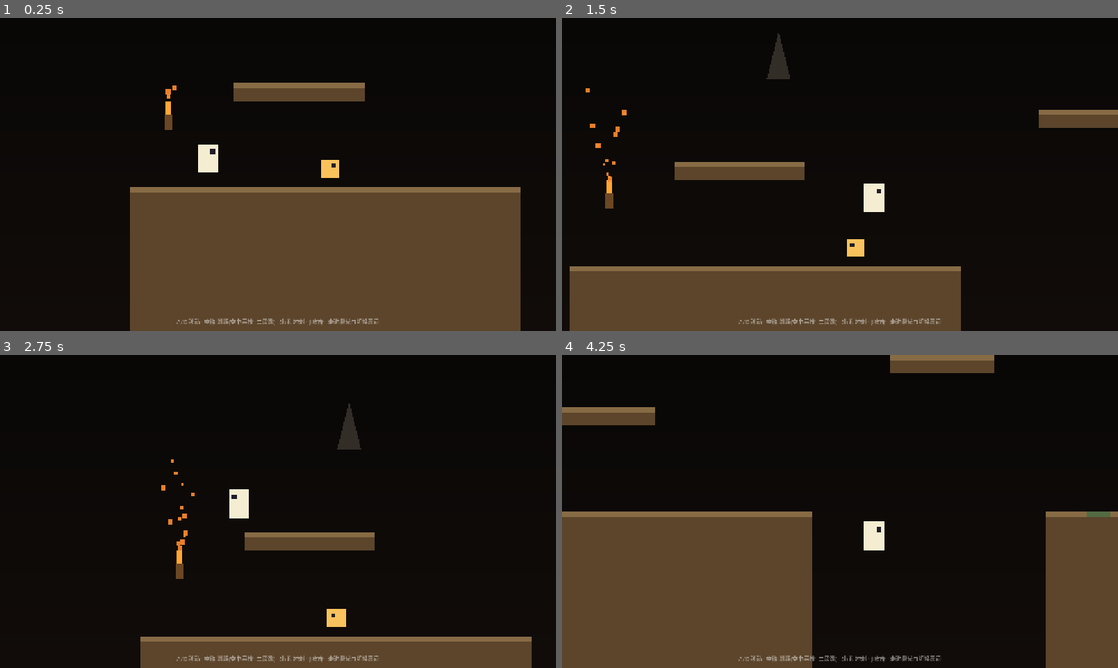
Above: before the commit, frames 1-4 (two rows, left to right).
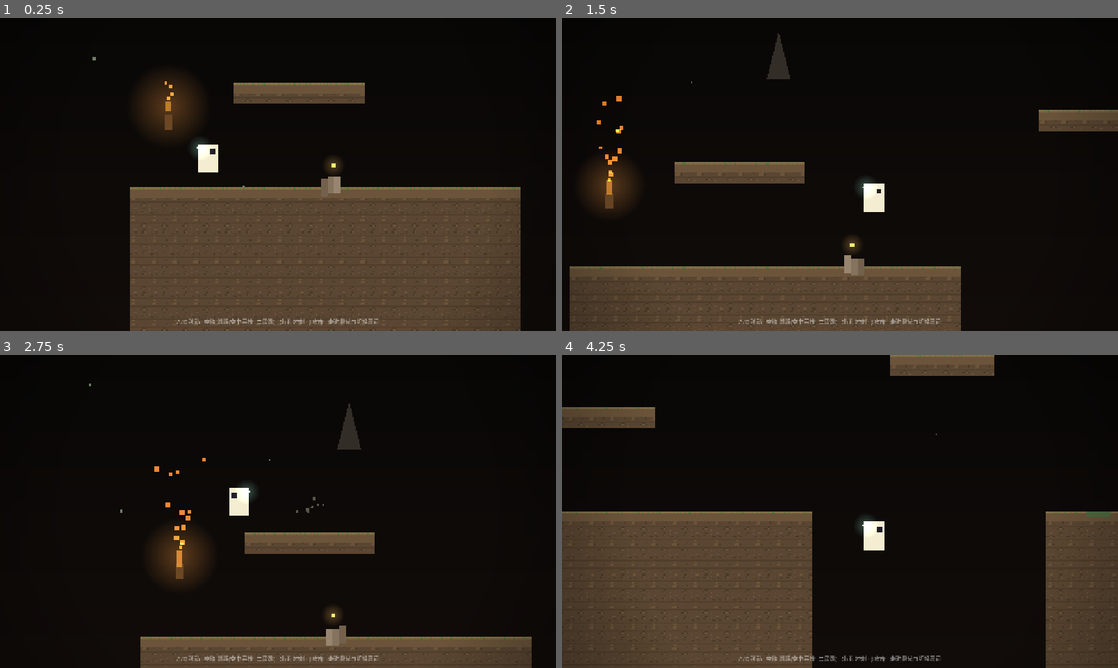
Above: after the commit, the same moments.

Repository: VesselPaper/symbiont
Game: Godot game, scene res://scenes/main.tscn
The game is run twice, just before and just after one commit, with the same random seed, the same clock (stepped at 60 frames per second) and the same inputs.
Inputs:
- Up to frame 1 (0.25 s): no input
- Up to frame 2 (1.5 s): hold Space (jump) 0.53-1.28 s; hold D (move_right) from 0.53 s (still down); tap J (attack) at 1.35 s
- Up to frame 3 (2.75 s): tap Space (jump) at 1.52, 1.55, 1.82 s; release D (move_right) at 2.03 s; hold A (move_left) from 2.03 s (still down); hold Space (jump) from 2.03 s (still down); tap Shift (dash) at 2.1 s
- Up to frame 4 (4.25 s): release A (move_left) at 2.78 s; release Space (jump) at 2.78 s; hold D (move_right) from 2.78 s (still down); tap Space (jump) at 2.85, 3.02, 3.32 s; hold Space (jump) from 3.53 s (still down); tap J (attack) at 3.6 s

The runs differ from the first frame. In frame 1, 3.3% of the frame differs, in the area x 16-94%, y 12-100%; in frame 2, 3.3%; in frame 3, 3.2%; in frame 4, 2.8%.

Commit message:
feat: 美术程序化精修——土/石程序纹理平铺、叠加光晕(火炬/门/光球脉冲)、火焰摇曳、主角挤压拉伸+落地尘土+共生体光球、敌人分节蠕动、萤火虫氛围、屏幕暗角

Diff:
--- a/client/scenes/main.tscn
+++ b/client/scenes/main.tscn
@@ -14,6 +14,18 @@
 fill_to = Vector2(0.5, 1)
 width = 64
 height = 64
+
+[sub_resource type="Gradient" id="Gradient_vig"]
+offsets = PackedFloat32Array(0, 0.62, 1)
+colors = PackedColorArray(0, 0, 0, 0, 0, 0, 0, 0, 0, 0, 0, 0.34)
+
+[sub_resource type="GradientTexture2D" id="GradientTexture2D_vig"]
+gradient = SubResource("Gradient_vig")
+fill = 1
+fill_from = Vector2(0.5, 0.5)
+fill_to = Vector2(0.5, 1.12)
+width = 128
+height = 128
 
 [node name="Main" type="Node2D"]
 script = ExtResource("1_main")
@@ -35,6 +47,14 @@
 
 [node name="HUD" type="CanvasLayer" parent="."]
 
+[node name="Vignette" type="TextureRect" parent="HUD"]
+anchors_preset = 15
+anchor_right = 1.0
+anchor_bottom = 1.0
+texture = SubResource("GradientTexture2D_vig")
+stretch_mode = 6
+mouse_filter = 2
+
 [node name="ControlsHint" type="Label" parent="HUD"]
 anchors_preset = 7
 anchor_left = 0.5
--- a/client/scripts/enemy.gd
+++ b/client/scripts/enemy.gd
@@ -7,10 +7,36 @@
 
 var _home_x := 0.0
 var _dir := 1
+var _segs: Array[ColorRect] = []
+var _wiggle_t := 0.0
 
 
 func _ready() -> void:
 	_home_x = global_position.x
+	# 分节蠕虫造型（替换占位色块）：体节 + 暖黄单眼 + 眼部微光
+	var vis: Node2D = $Visual
+	for c in vis.get_children():
+		c.free()
+	for i in 3:
+		var seg := ColorRect.new()
+		seg.offset_left = -7.0 + i * 5.0
+		seg.offset_right = seg.offset_left + 5.0
+		seg.offset_top = -13.0
+		seg.offset_bottom = 0.0
+		var v := 0.07 * i
+		seg.color = Color(0.45 + v, 0.38 + v, 0.30 + v)
+		vis.add_child(seg)
+		_segs.append(seg)
+	var eye := ColorRect.new()
+	eye.offset_left = 1.0
+	eye.offset_top = -11.0
+	eye.offset_right = 4.0
+	eye.offset_bottom = -8.0
+	eye.color = Color(0.98, 0.76, 0.36)
+	vis.add_child(eye)
+	var glow := VisualLib.make_glow(9.0, Color(0.98, 0.76, 0.36), 0.28)
+	glow.position = Vector2(2.5, -9.5)
+	vis.add_child(glow)
 
 
 func _physics_process(delta: float) -> void:
@@ -26,6 +52,11 @@
 		_dir *= -1
 	$Visual.scale.x = _dir
 
+	# 体节蠕动
+	_wiggle_t += delta
+	for i in _segs.size():
+		_segs[i].position.y = sin(_wiggle_t * 9.0 + i * 1.3) * 1.5
+
 
 func take_hit(_damage: int) -> void:
 	## 受击接口：垂直切片简化为一击消灭
--- /dev/null
+++ b/client/scripts/fx/visual_lib.gd
@@ -0,0 +1,137 @@
+class_name VisualLib
+extends RefCounted
+## 程序化视觉工具库：发光光晕 / 程序纹理 / 尘土粒子（纯代码生成，无外部素材）
+## 对应《美术风格与建模规划》——代码生成色块保底路线的精修版
+
+static var _tex_cache: Dictionary = {}
+
+
+## 径向发光光晕（叠加混合），radius 为光晕半径（px）
+static func make_glow(radius: float, color: Color, alpha := 0.35) -> Sprite2D:
+	var grad := Gradient.new()
+	grad.colors = PackedColorArray([
+		Color(color.r, color.g, color.b, alpha),
+		Color(color.r, color.g, color.b, 0.0),
+	])
+	var tex := GradientTexture2D.new()
+	tex.gradient = grad
+	tex.fill = GradientTexture2D.FILL_RADIAL
+	tex.fill_from = Vector2(0.5, 0.5)
+	tex.fill_to = Vector2(0.5, 0.0)
+	tex.width = 128
+	tex.height = 128
+	var spr := Sprite2D.new()
+	spr.texture = tex
+	spr.scale = Vector2.ONE * (radius * 2.0 / 128.0)
+	var mat := CanvasItemMaterial.new()
+	mat.blend_mode = CanvasItemMaterial.BLEND_MODE_ADD
+	spr.material = mat
+	return spr
+
+
+## 落地尘土（一次性粒子，调用 restart() 触发）
+static func make_dust_puff() -> CPUParticles2D:
+	var p := CPUParticles2D.new()
+	p.emitting = false
+	p.one_shot = true
+	p.amount = 8
+	p.lifetime = 0.35
+	p.explosiveness = 1.0
+	p.direction = Vector2(0, -1)
+	p.spread = 85.0
+	p.gravity = Vector2(0, -30)
+	p.initial_velocity_min = 20.0
+	p.initial_velocity_max = 55.0
+	p.scale_amount_min = 1.0
+	p.scale_amount_max = 2.5
+	p.color = Color(0.62, 0.58, 0.5, 0.55)
+	return p
+
+
+## 土壤 tile（16×16 无缝：斑点 + 微地层）
+static func get_dirt_texture() -> ImageTexture:
+	if not _tex_cache.has("dirt"):
+		var size := 16
+		var img := Image.create(size, size, false, Image.FORMAT_RGBA8)
+		img.fill(Color8(0x5a, 0x46, 0x32))
+		var rng := RandomNumberGenerator.new()
+		rng.seed = 20260301
+		for i in 26:
+			var x := rng.randi_range(0, size - 1)
+			var y := rng.randi_range(0, size - 1)
+			var c := Color8(0x4a, 0x3a, 0x28) if rng.randf() < 0.5 else Color8(0x6b, 0x54, 0x3a)
+			img.set_pixel(x, y, c)
+			if rng.randf() < 0.5:
+				img.set_pixel((x + 1) % size, y, c)
+		for x in size:
+			img.set_pixel(x, 5, Color8(0x50, 0x3e, 0x2b))
+			img.set_pixel(x, 11, Color8(0x50, 0x3e, 0x2b))
+		_tex_cache["dirt"] = ImageTexture.create_from_image(img)
+	return _tex_cache["dirt"]
+
+
+## 土壤顶面 tile（16×8：亮顶边 + 草叶）
+static func get_dirt_top_texture() -> ImageTexture:
+	if not _tex_cache.has("dirt_top"):
+		var w := 16
+		var h := 8
+		var img := Image.create(w, h, false, Image.FORMAT_RGBA8)
+		var rng := RandomNumberGenerator.new()
+		rng.seed = 777
+		for y in h:
+			for x in w:
+				var c := Color8(0x6b, 0x54, 0x3a)
+				if y == 0:
+					c = Color8(0x8a, 0x6f, 0x4a)
+				elif y == 1:
+					c = Color8(0x7d, 0x63, 0x43)
+				img.set_pixel(x, y, c)
+		for i in 5:
+			var x := rng.randi_range(0, w - 1)
+			img.set_pixel(x, 0, Color8(0x5a, 0x7a, 0x3a))
+			if rng.randf() < 0.6:
+				img.set_pixel(x, 1, Color8(0x4a, 0x6b, 0x3a))
+		_tex_cache["dirt_top"] = ImageTexture.create_from_image(img)
+	return _tex_cache["dirt_top"]
+
+
+## 石墙 tile（16×16 无缝：错缝砖 + 砖间色差 + 高光棱）
+static func get_stone_texture() -> ImageTexture:
+	if not _tex_cache.has("stone"):
+		var size := 16
+		var img := Image.create(size, size, false, Image.FORMAT_RGBA8)
+		for y in size:
+			var row := 0 if y < 8 else 1
+			var off := 4 if row % 2 == 1 else 0
+			for x in size:
+				var mx := (x + off) % 8
+				if y % 8 == 0 or mx == 0:
+					img.set_pixel(x, y, Color8(0x35, 0x32, 0x2e))
+				else:
+					var xx := (x + off) % 16
+					var col := 0 if xx < 8 else 1
+					var v := ((row * 7 + col) % 5) * 2
+					var c := Color8(0x4a + v, 0x47 + v, 0x42 + v)
+					if y % 8 == 1 or mx == 1:
+						c = Color8(0x56 + v, 0x53 + v, 0x4d + v)
+					img.set_pixel(x, y, c)
+		_tex_cache["stone"] = ImageTexture.create_from_image(img)
+	return _tex_cache["stone"]
+
+
+## 石墙顶面 tile（16×5：亮顶边）
+static func get_stone_top_texture() -> ImageTexture:
+	if not _tex_cache.has("stone_top"):
+		var w := 16
+		var h := 5
+		var img := Image.create(w, h, false, Image.FORMAT_RGBA8)
+		for y in h:
+			for x in w:
+				var c := Color8(0x55, 0x52, 0x4d)
+				if y == 0:
+					c = Color8(0x6a, 0x66, 0x60)
+				elif y == 1:
+					c = Color8(0x60, 0x5c, 0x56)
+				img.set_pixel(x, y, c)
+		_tex_cache["stone_top"] = ImageTexture.create_from_image(img)
+	return _tex_cache["stone_top"]
--- a/client/scripts/level/level_loader.gd
+++ b/client/scripts/level/level_loader.gd
@@ -2,6 +2,7 @@
 ## 关卡加载器：从 JSON 数据驱动构建房间（地形 / 平台 / 敌人 / 装饰 / 门 / 边界）。
 ## 对应《系统详细设计》FR-C-06 关卡与地图数据（JSON → 引擎渲染）。
 ## 房间坐标约定：y 向下；terrain.y / platform.y 为方块顶面。
+## 美术：程序纹理 + 叠加光晕 + 脉冲/浮动动画（见《美术风格与建模规划》）。
 
 signal door_entered(to: String, entry: Vector2)
 
@@ -12,11 +13,12 @@
 var _level_data: Dictionary = {}
 var _enemy_scene := preload("res://scenes/enemy.tscn")
 
+# 动画注册表（build_room 时清空）
+var _anim_items: Array = []
+
 # 调色（地牢极简方案：土 + 石墙）
 const C_DIRT := Color(0.36, 0.27, 0.17)
-const C_DIRT_TOP := Color(0.53, 0.42, 0.27)
 const C_STONE := Color(0.30, 0.28, 0.25)
-const C_STONE_TOP := Color(0.43, 0.40, 0.36)
 
 
 func _ready() -> void:
@@ -24,8 +26,26 @@
 	assert(_level_data != null and _level_data.has("rooms"), "关卡 JSON 解析失败: " + level_path)
 
 
+func _process(delta: float) -> void:
+	var t := Time.get_ticks_msec() / 1000.0
+	for item in _anim_items:
+		var n = item.node  # Node2D 或 Control（ColorRect），动态访问 scale/position/modulate
+		if not is_instance_valid(n):
+			continue
+		match item.kind:
+			"pulse":
+				var s: float = item.base * (1.0 + item.amount * sin(t * item.speed + item.phase))
+				n.scale = Vector2(s, s)
+			"flicker":
+				n.scale.y = item.base * (1.0 + 0.25 * sin(t * item.speed + item.phase))
+				n.modulate.a = 0.75 + 0.25 * sin(t * item.speed * 1.7 + item.phase)
+			"float":
+				n.position.y = item.base_y + item.amount * sin(t * item.speed + item.phase)
+
+
 func build_room(id: String, player: Node2D) -> void:
-	# 清空旧房间（立即释放，避免节点名冲突）
+	# 清空动画注册与旧房间（立即释放，避免节点名冲突）
+	_anim_items.clear()
 	for child in get_children():
 		child.free()
 
@@ -36,6 +56,7 @@
 			break
 	assert(not room.is_empty(), "未找到房间: " + id)
 
+	_build_ambient(room)
 	_build_bounds(room)
 	_build_terrain(room)
 	_build_decor(room)
@@ -45,6 +66,32 @@
 	var start: Array = room.get("player_start", [0.0, -11.0])
 	player.position = Vector2(start[0], start[1])
 	player.velocity = Vector2.ZERO
+
+
+# ---------- 氛围（萤火虫） ----------
+
+func _build_ambient(room: Dictionary) -> void:
+	var rng := RandomNumberGenerator.new()
+	rng.seed = hash(str(room.get("id", "")))
+	var p := CPUParticles2D.new()
+	p.position = Vector2(rng.randf_range(-100.0, 100.0), rng.randf_range(-200.0, -120.0))
+	p.amount = 10
+	p.lifetime = 7.0
+	p.preprocess = 7.0
+	p.emission_shape = CPUParticles2D.EMISSION_SHAPE_RECTANGLE
+	p.emission_rect_extents = Vector2(480, 150)
+	p.direction = Vector2(0, -1)
+	p.spread = 180.0
+	p.gravity = Vector2.ZERO
+	p.initial_velocity_min = 3.0
+	p.initial_velocity_max = 10.0
+	p.scale_amount_min = 1.0
+	p.scale_amount_max = 2.0
+	p.color = Color(0.8, 0.95, 0.75, 0.5)
+	var mat := CanvasItemMaterial.new()
+	mat.blend_mode = CanvasItemMaterial.BLEND_MODE_ADD
+	p.material = mat
+	add_child(p)
 
 
 # ---------- 地形 / 平台 ----------
@@ -85,24 +132,26 @@
 	shape.shape = rect
 	body.add_child(shape)
 
-	var main_color := C_DIRT if layer == "dirt" else C_STONE
-	var top_color := C_DIRT_TOP if layer == "dirt" else C_STONE_TOP
-
-	var vis := ColorRect.new()
+	# 程序纹理主体（平铺）
+	var body_tex := VisualLib.get_dirt_texture() if layer == "dirt" else VisualLib.get_stone_texture()
+	var vis := TextureRect.new()
 	vis.offset_left = -w / 2.0
 	vis.offset_top = -h / 2.0
 	vis.offset_right = w / 2.0
 	vis.offset_bottom = h / 2.0
-	vis.color = main_color
+	vis.stretch_mode = TextureRect.STRETCH_TILE
+	vis.texture = body_tex
 	body.add_child(vis)
 
-	# 顶面亮条：让"可站立"的顶面一眼可读
-	var top := ColorRect.new()
+	# 顶面亮条（可站立面一眼可读）
+	var top_tex := VisualLib.get_dirt_top_texture() if layer == "dirt" else VisualLib.get_stone_top_texture()
+	var top := TextureRect.new()
 	top.offset_left = -w / 2.0
 	top.offset_top = -h / 2.0
 	top.offset_right = w / 2.0
-	top.offset_bottom = -h / 2.0 + 4.0
-	top.color = top_color
+	top.offset_bottom = -h / 2.0 + 5.0
+	top.stretch_mode = TextureRect.STRETCH_TILE
+	top.texture = top_tex
 	body.add_child(top)
 
 	add_child(body)
@@ -138,6 +187,15 @@
 	var n := Node2D.new()
 	n.position = pos
 
+	# 暖光晕（脉冲）
+	var glow := VisualLib.make_glow(30.0, Color(1.0, 0.62, 0.25), 0.32)
+	glow.position = Vector2(0, -12)
+	n.add_child(glow)
+	_anim_items.append({
+		"node": glow, "kind": "pulse",
+		"base": glow.scale.x, "speed": 2.2, "phase": randf() * TAU, "amount": 0.14,
+	})
+
 	var holder := ColorRect.new()
 	holder.offset_left = -3.0
 	holder.offset_top = -6.0
@@ -153,6 +211,10 @@
 	flame.offset_bottom = -6.0
 	flame.color = Color(1.0, 0.65, 0.2)
 	n.add_child(flame)
+	_anim_items.append({
+		"node": flame, "kind": "flicker",
+		"base": 1.0, "speed": 9.0, "phase": randf() * TAU,
+	})
 
 	var embers := CPUParticles2D.new()
 	embers.position = Vector2(0, -16)
@@ -167,6 +229,9 @@
 	embers.scale_amount_min = 2.0
 	embers.scale_amount_max = 4.0
 	embers.color = Color(1.0, 0.55, 0.18, 0.9)
+	var mat := CanvasItemMaterial.new()
+	mat.blend_mode = CanvasItemMaterial.BLEND_MODE_ADD
+	embers.material = mat
 	n.add_child(embers)
 
 	add_child(n)
@@ -195,13 +260,15 @@
 	var n := Node2D.new()
 	n.position = pos
 
-	var glow := ColorRect.new()
-	glow.offset_left = -14.0
-	glow.offset_top = -14.0
-	glow.offset_right = 14.0
-	glow.offset_bottom = 14.0
-	glow.color = Color(0.6, 0.85, 0.8, 0.25)
+	var glow := VisualLib.make_glow(26.0, Color(0.6, 0.95, 0.85), 0.35)
 	n.add_child(glow)
+	_anim_items.append({
+		"node": glow, "kind": "pulse",
+		"base": glow.scale.x, "speed": 2.8, "phase": randf() * TAU, "amount": 0.18,
+	})
+
+	var glow2 := VisualLib.make_glow(12.0, Color(0.85, 0.98, 0.9), 0.5)
+	n.add_child(glow2)
 
 	var orb := Polygon2D.new()
 	orb.polygon = PackedVector2Array([Vector2(0, -8), Vector2(8, 0), Vector2(0, 8), Vector2(-8, 0)])
@@ -209,6 +276,10 @@
 	n.add_child(orb)
 
 	add_child(n)
+	_anim_items.append({
+		"node": n, "kind": "float",
+		"base_y": pos.y, "speed": 1.6, "phase": randf() * TAU, "amount": 4.0,
+	})
 
 
 # ---------- 房间门 ----------
@@ -228,6 +299,14 @@
 		shape.shape = rect
 		area.add_child(shape)
 
+		# 门光晕（脉冲）
+		var glow := VisualLib.make_glow(42.0, Color(1.0, 0.45, 0.2), 0.30)
+		area.add_child(glow)
+		_anim_items.append({
+			"node": glow, "kind": "pulse",
+			"base": glow.scale.x, "speed": 2.0, "phase": randf() * TAU, "amount": 0.15,
+		})
+
 		var vis := ColorRect.new()
 		vis.offset_left = -15.0
 		vis.offset_top = -55.0
--- a/client/scripts/player.gd
+++ b/client/scripts/player.gd
@@ -35,6 +35,28 @@
 var _facing := 1
 var _dash_dir := Vector2.RIGHT
 
+# 美术动效状态
+var _squash := Vector2.ONE        ## 挤压拉伸（落地/起跳）
+var _was_on_floor := true
+var _bob_t := 0.0                 ## 走路起伏相位
+var _land_dust: CPUParticles2D
+
+
+func _ready() -> void:
+	# 落地尘土
+	_land_dust = VisualLib.make_dust_puff()
+	_land_dust.position = Vector2(0, -1)
+	add_child(_land_dust)
+	# 肩上共生体（发光小精灵）
+	var sib := Node2D.new()
+	sib.position = Vector2(-6, -19)
+	var orb := Polygon2D.new()
+	orb.polygon = PackedVector2Array([Vector2(0, -3), Vector2(3, 0), Vector2(0, 3), Vector2(-3, 0)])
+	orb.color = Color(0.85, 0.98, 0.9)
+	sib.add_child(orb)
+	sib.add_child(VisualLib.make_glow(10.0, Color(0.6, 0.95, 0.85), 0.30))
+	$Visual.add_child(sib)
+
 
 func _physics_process(delta: float) -> void:
 	_tick_timers(delta)
@@ -61,7 +83,6 @@
 	var input_dir := Input.get_axis("move_left", "move_right")
 	if input_dir != 0.0:
 		_facing = 1 if input_dir > 0.0 else -1
-	$Visual.scale.x = _facing
 
 	# 重力：下落加速 / 轻按跳跃变矮
 	var g := gravity
@@ -85,13 +106,31 @@
 		if is_on_floor() or _coyote_timer > 0.0:
 			velocity.y = jump_velocity
 			_jumps_left = 1
+			_squash = Vector2(0.85, 1.15)
 			_consume_jump_input()
 		elif _jumps_left > 0:
 			velocity.y = double_jump_velocity
 			_jumps_left -= 1
+			_squash = Vector2(0.85, 1.15)
 			_consume_jump_input()
 
 	move_and_slide()
+
+	# 落地检测 → 挤压 + 尘土
+	if is_on_floor() and not _was_on_floor:
+		_squash = Vector2(1.22, 0.78)
+		_land_dust.restart()
+	_was_on_floor = is_on_floor()
+
+	# 动效：挤压回弹 + 走路起伏 + 朝向翻转
+	_squash = _squash.lerp(Vector2.ONE, minf(1.0, 14.0 * delta))
+	var bob := 0.0
+	if is_on_floor() and absf(velocity.x) > 20.0:
+		_bob_t += delta * 11.0
+		bob = -absf(sin(_bob_t)) * 1.5
+	var vis: Node2D = $Visual
+	vis.scale = Vector2(_facing * _squash.x, _squash.y)
+	vis.position.y = lerpf(vis.position.y, bob, minf(1.0, 18.0 * delta))
 
 
 func _tick_timers(delta: float) -> void:
Not shown: 1 places in client/scenes/main.tscn that only renumber resources
Not shown, added: client/scripts/fx/visual_lib.gd.uid
